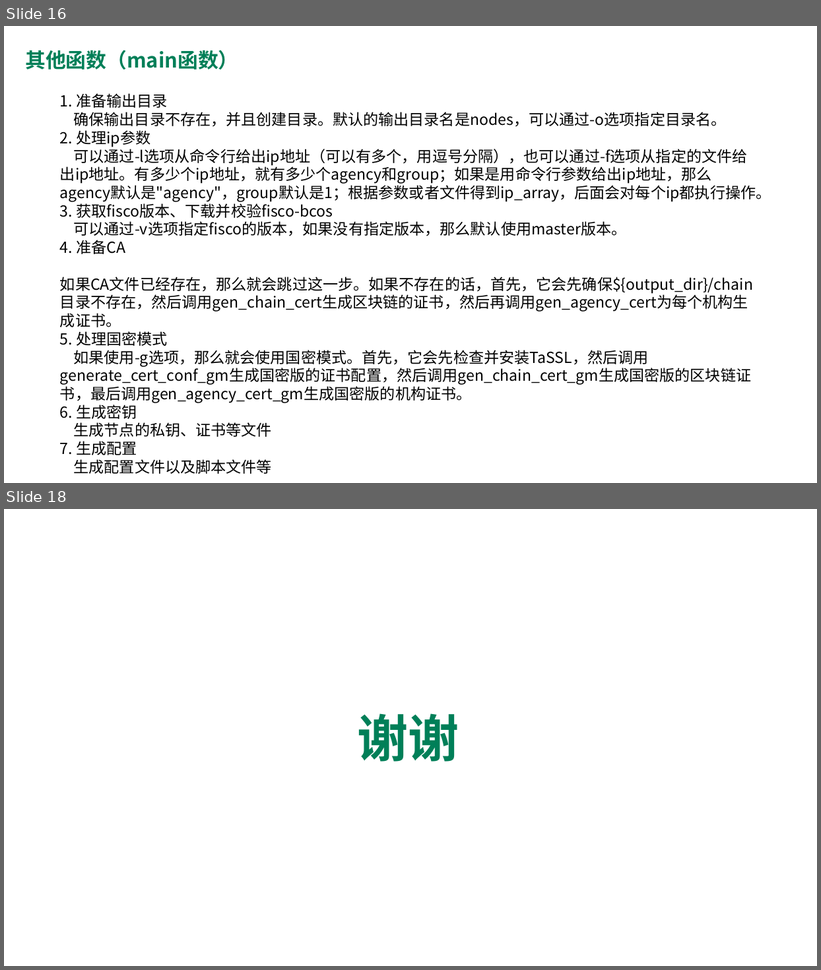
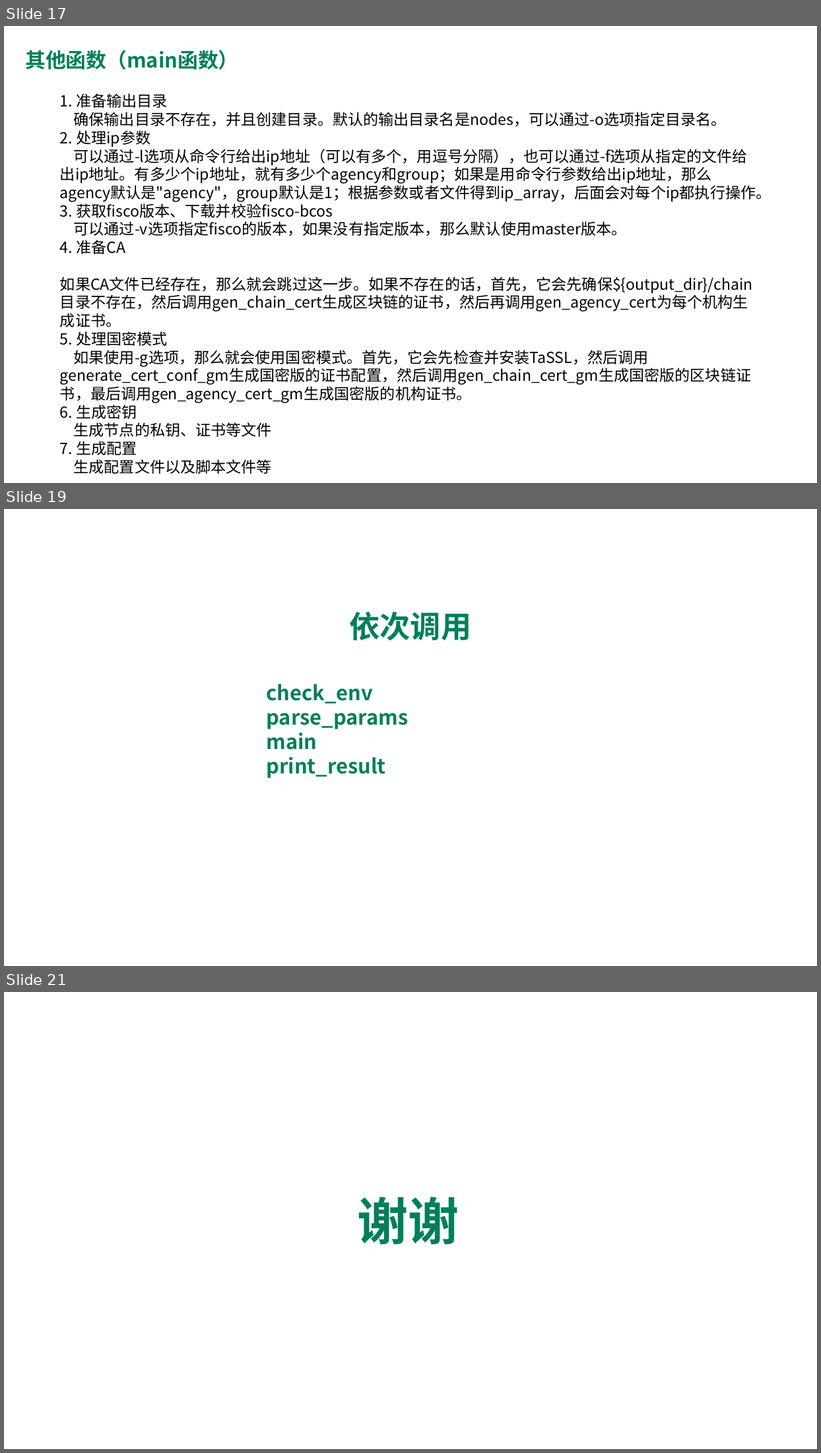
Before and after one commit to blockchaingroup4/webank, a slide deck: 汇报资料/Group4_脚本研读.pptx. Shown one above the other, each under a label of ours: slides 16 and 18 before the commit, slides 17, 19 and 21 after it; the slides between them are not shown. The pictures are 821x970 and 821x1453 pixels, drawn with LibreOffice and Linux fonts; fonts in the diff are those of the drawing. Boxes give left, top, right and bottom in pixels: in the first picture for what was removed or moved away, otherwise in the second. Text is boxed around its words. In the diff, an @@ line names an element or a change of style, - is before the commit and + after.

```diff
--- a/汇报资料/Group4_脚本研读.pptx
+++ b/汇报资料/Group4_脚本研读.pptx
@@ slide 19 added at box(4, 509, 817, 966), background #FFFFFF @@
@@ text added at box(267, 611, 472, 778), 24 pt, text #007F58, bold @@
+依次调用
+check_env
+parse_params
+main
+print_result
@@ what was slide 16 is now slide 17 @@
@@ what was slide 18 is now slide 21 @@
```
Also in this commit, not shown: 1 slide changed, 2 other slides added.
